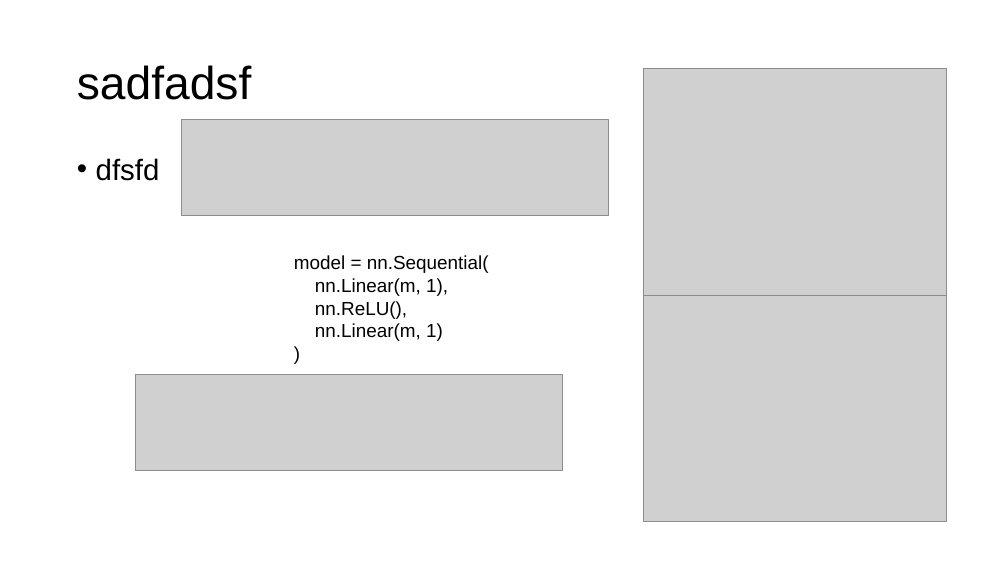
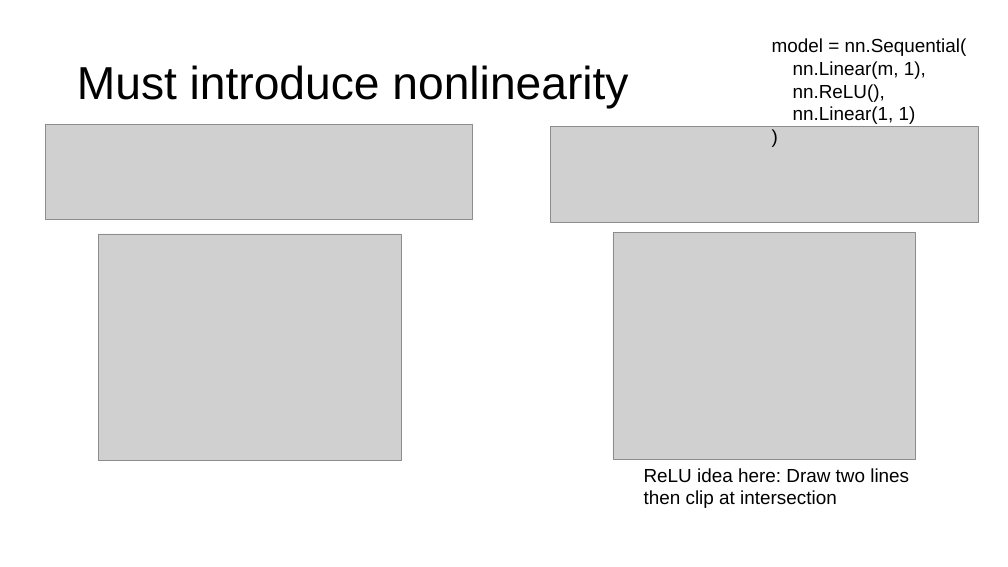
Before and after one commit to parrt/fundamentals-of-deep-learning, a slide deck: slide 14 of lectures/intro.pptx (slide 12 before the commit). Drawn at 1008x567 pixels with LibreOffice and Linux fonts; fonts in the diff are those of the drawing; grey boxes stand for pictures; background and template pictures are left out. Boxes give left, top, right and bottom in pixels: in the first picture for what was removed or moved away, otherwise in the second. Text is boxed around its words. In the diff, an @@ line names an element or a change of style, - is before the commit and + after.

```diff
--- a/lectures/intro.pptx
+++ b/lectures/intro.pptx
@@ text "model = nn.Sequential(": place and size @@
-text "model = nn.Sequential(" at (294, 255, 489, 341)
+text "model = nn.Sequential(" at (772, 38, 967, 124)
@@ title at (77, 65, 628, 109): text changed @@
-sadfadsf
+Must introduce nonlinearity
@@ text at (793, 106, 916, 124): text changed @@
-nn.Linear(m, 1)
+nn.Linear(1, 1)
@@ picture: place and size @@
-picture at (181, 119, 609, 215)
+picture at (45, 124, 473, 219)
@@ picture added at (551, 126, 978, 222) @@
@@ text removed at (96, 158, 160, 181) @@
-• dfsfd
@@ picture: place and size @@
-picture at (644, 68, 946, 295)
+picture at (99, 234, 402, 461)
@@ picture: place and size @@
-picture at (644, 295, 946, 522)
+picture at (613, 233, 916, 460)
@@ picture removed at (135, 375, 563, 470) @@
@@ text added at (644, 468, 909, 508), 18 pt, text #000000 @@
+ReLU idea here: Draw two lines
+then clip at intersection
```
Also in this commit, not shown: 12 other slides changed, 7 slides added, 4 slides removed, 8 other files.
